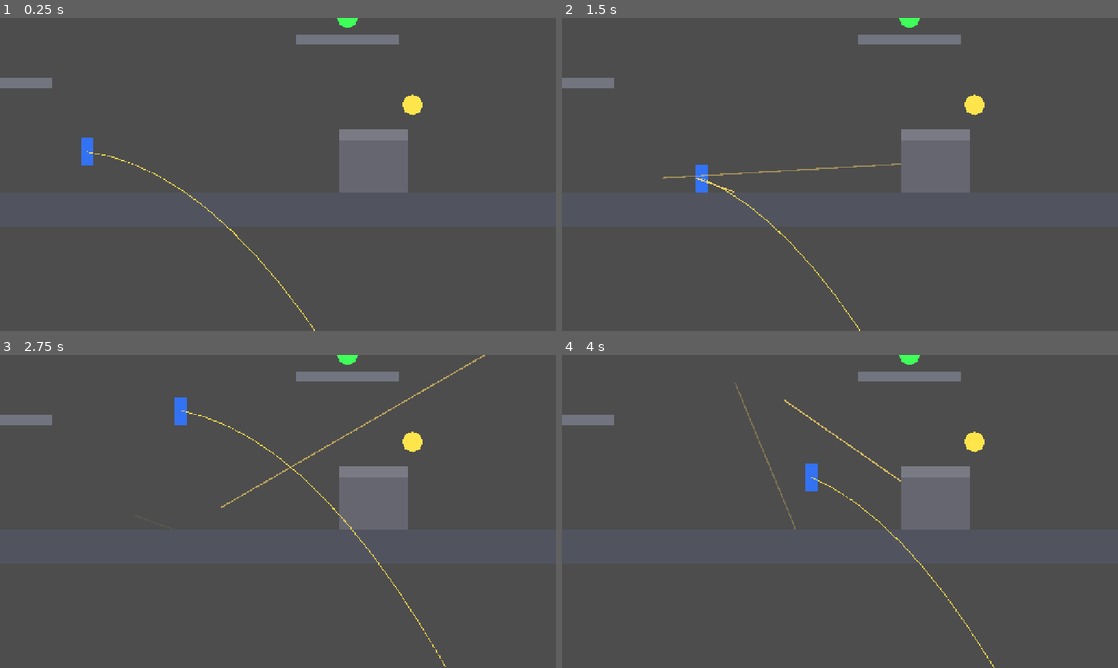
Above: before the commit, frames 1-4 (two rows, left to right).
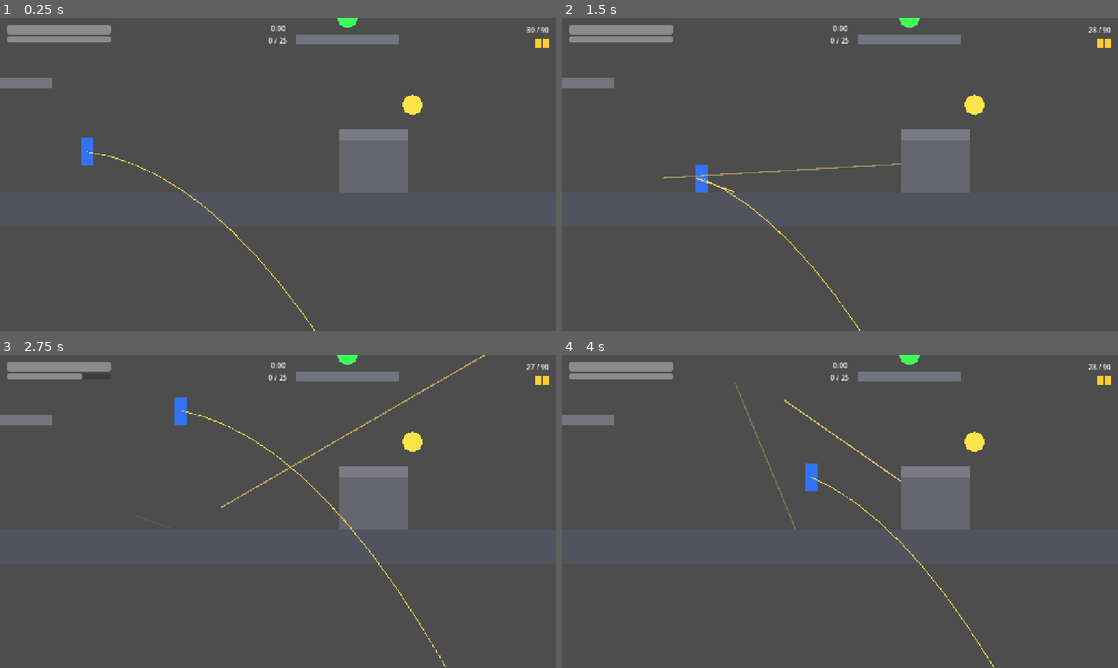
Above: after the commit, the same moments.

Repository: techafreshh/jetpack
Game: Godot game, scene res://scenes/match.tscn
The game is run twice, just before and just after one commit, with the same random seed, the same clock (stepped at 60 frames per second) and the same inputs. This scene is started directly instead of the project's main scene.
Inputs (mouse positions are in pixels of both pictures, inside the frame that each line leads up to):
- Up to frame 1 (0.25 s): no input
- Up to frame 2 (1.5 s): tap Enter at 0.5 s; move the mouse to (962, 158) at 0.52 s; hold S (crouch) 0.53-1.28 s; hold D (move_right) from 0.53 s (still down); click (962, 158) at 0.67 s; tap W at 0.77 s; move the mouse to (728, 190) at 1.27 s; click (728, 190) at 1.35 s
- Up to frame 3 (2.75 s): tap W at 1.52 s; move the mouse to (333, 442) at 2.02 s; release D (move_right) at 2.03 s; hold A (move_left) from 2.03 s (still down); hold Space (fly) from 2.03 s (still down); click (333, 442) at 2.17 s
- Up to frame 4 (4 s): move the mouse to (812, 574) at 2.77 s; release A (move_left) at 2.78 s; release Space (fly) at 2.78 s; hold D (move_right) from 2.78 s (still down); tap 1 (slot_1) at 2.85 s; click (812, 574) at 2.92 s; tap W at 3.02, 3.77 s; move the mouse to (1006, 558) at 3.52 s; tap 2 (slot_2) at 3.6 s; click (1006, 558) at 3.67 s

The runs differ from the first frame. In frame 1, 1.1% of the frame differs, in the area x 1-99%, y 2-10%; in frame 2, 1.1%; in frame 3, 1.0%; in frame 4, 1.1%.

Commit message:
hud: live HP/ammo/grenades/timer/score/crosshair HUD with death overlay, seated in match

Diff:
--- a/jetpack/scenes/match.tscn
+++ b/jetpack/scenes/match.tscn
@@ -1,10 +1,11 @@
-[gd_scene load_steps=6 format=3]
+[gd_scene load_steps=7 format=3]
 
 [ext_resource type="Script" path="res://scripts/match.gd" id="1"]
 [ext_resource type="PackedScene" path="res://scenes/arena/greybox.tscn" id="2"]
 [ext_resource type="PackedScene" path="res://scenes/soldier.tscn" id="3"]
 [ext_resource type="PackedScene" path="res://scenes/pickup.tscn" id="4"]
 [ext_resource type="Script" path="res://scripts/match/match_manager.gd" id="5"]
+[ext_resource type="PackedScene" path="res://scenes/ui/hud.tscn" id="6"]
 
 [node name="Match" type="Node2D"]
 script = ExtResource("1")
@@ -34,3 +35,5 @@
 
 [node name="MatchManager" type="Node" parent="."]
 script = ExtResource("5")
+
+[node name="hud" parent="." instance=ExtResource("6")]
--- /dev/null
+++ b/jetpack/scenes/ui/hud.tscn
@@ -0,0 +1,144 @@
+[gd_scene load_steps=2 format=3]
+
+[ext_resource type="Script" path="res://scripts/ui/hud.gd" id="1"]
+
+[node name="hud" type="CanvasLayer"]
+script = ExtResource("1")
+
+[node name="hp_bar" type="ProgressBar" parent="."]
+offset_left = 16.0
+offset_top = 16.0
+offset_right = 256.0
+offset_bottom = 38.0
+mouse_filter = 2
+max_value = 100.0
+value = 100.0
+show_percentage = false
+
+[node name="fuel_bar" type="ProgressBar" parent="."]
+offset_left = 16.0
+offset_top = 42.0
+offset_right = 256.0
+offset_bottom = 56.0
+mouse_filter = 2
+max_value = 100.0
+value = 100.0
+show_percentage = false
+
+[node name="ammo_label" type="Label" parent="."]
+anchor_left = 1.0
+anchor_right = 1.0
+offset_left = -216.0
+offset_top = 16.0
+offset_right = -16.0
+offset_bottom = 44.0
+mouse_filter = 2
+text = "30 / 90"
+horizontal_alignment = 2
+
+[node name="grenade_pips" type="HBoxContainer" parent="."]
+anchor_left = 1.0
+anchor_right = 1.0
+offset_left = -216.0
+offset_top = 48.0
+offset_right = -16.0
+offset_bottom = 70.0
+mouse_filter = 2
+alignment = 2
+
+[node name="Pip0" type="ColorRect" parent="grenade_pips"]
+custom_minimum_size = Vector2(14, 18)
+mouse_filter = 2
+color = Color(1, 0.8, 0.2, 1)
+
+[node name="Pip1" type="ColorRect" parent="grenade_pips"]
+custom_minimum_size = Vector2(14, 18)
+mouse_filter = 2
+color = Color(1, 0.8, 0.2, 1)
+
+[node name="timer_label" type="Label" parent="."]
+anchor_left = 0.5
+anchor_right = 0.5
+offset_left = -60.0
+offset_top = 12.0
+offset_right = 60.0
+offset_bottom = 40.0
+mouse_filter = 2
+text = "5:00"
+horizontal_alignment = 1
+
+[node name="score_label" type="Label" parent="."]
+anchor_left = 0.5
+anchor_right = 0.5
+offset_left = -60.0
+offset_top = 40.0
+offset_right = 60.0
+offset_bottom = 64.0
+mouse_filter = 2
+text = "0 / 25"
+horizontal_alignment = 1
+
+[node name="crosshair" type="Control" parent="."]
+anchor_left = 0.5
+anchor_top = 0.5
+anchor_right = 0.5
+anchor_bottom = 0.5
+offset_left = -12.0
+offset_top = -12.0
+offset_right = 12.0
+offset_bottom = 12.0
+mouse_filter = 2
+
+[node name="H" type="ColorRect" parent="crosshair"]
+anchor_left = 0.5
+anchor_top = 0.5
+anchor_right = 0.5
+anchor_bottom = 0.5
+offset_left = -10.0
+offset_top = -1.0
+offset_right = 10.0
+offset_bottom = 1.0
+mouse_filter = 2
+color = Color(1, 1, 1, 0.9)
+
+[node name="V" type="ColorRect" parent="crosshair"]
+anchor_left = 0.5
+anchor_top = 0.5
+anchor_right = 0.5
+anchor_bottom = 0.5
+offset_left = -1.0
+offset_top = -10.0
+offset_right = 1.0
+offset_bottom = 10.0
+mouse_filter = 2
+color = Color(1, 1, 1, 0.9)
+
+[node name="death_overlay" type="Control" parent="."]
+visible = false
+anchor_right = 1.0
+anchor_bottom = 1.0
+grow_horizontal = 2
+grow_vertical = 2
+mouse_filter = 2
+
+[node name="Dim" type="ColorRect" parent="death_overlay"]
+anchor_right = 1.0
+anchor_bottom = 1.0
+grow_horizontal = 2
+grow_vertical = 2
+mouse_filter = 2
+color = Color(0, 0, 0, 0.6)
+
+[node name="death_label" type="Label" parent="death_overlay"]
+anchor_left = 0.5
+anchor_top = 0.5
+anchor_right = 0.5
+anchor_bottom = 0.5
+offset_left = -220.0
+offset_top = -48.0
+offset_right = 220.0
+offset_bottom = 48.0
+mouse_filter = 2
+text = "Killed by the arena\nRespawning in 3.0"
+horizontal_alignment = 1
+vertical_alignment = 1
--- a/jetpack/scripts/match.gd
+++ b/jetpack/scripts/match.gd
@@ -42,6 +42,9 @@
 		_soldier.connect("died", _on_soldier_died)
 	if not _soldier.is_connected("respawned", _on_soldier_respawned):
 		_soldier.connect("respawned", _on_soldier_respawned)
+	var hud := get_node_or_null("hud")
+	if hud != null and hud.has_method("bind_soldier"):
+		hud.call("bind_soldier", _soldier)
 	print("MATCH READY")
 
 
--- /dev/null
+++ b/jetpack/scripts/ui/hud.gd
@@ -0,0 +1,340 @@
+extends CanvasLayer
+## Live HUD: HP bar, mag/reserve, grenade pips, match timer, score target,
+## fuel bar, crosshair, and a death overlay with killer plus respawn
+## countdown. Self-sufficient polling widget: re-discovers its soldier and
+## match clock every physics tick (60 Hz sim) via duck-typed lookups, so it
+## renders with no API knowledge. Explicit bind_soldier/refresh exist for
+## determinism; per-tick polling is the primary contract.
+## Crash-free with no soldier, no weapon, and no manager.
+
+const MATCH_CONFIG_PATH := "res://resources/config/match.cfg"
+
+const FALLBACK_TIME_S := 300.0
+const FALLBACK_TARGET := 25
+const LIT_COLOR := Color(1.0, 0.8, 0.2, 1.0)
+const DIM_COLOR := Color(0.25, 0.25, 0.25, 0.6)
+
+## Explicit soldier override; when empty, auto-discovery applies.
+var soldier_path: NodePath = NodePath("")
+
+var _soldier: Node = null
+var _manager: Node = null
+var _death_killer := ""
+var _fallback_time: float = FALLBACK_TIME_S
+var _fallback_target: int = FALLBACK_TARGET
+
+
+func _ready() -> void:
+	_load_match_config()
+
+
+func bind_soldier(s: Node) -> void:
+	_soldier = s
+	_death_killer = ""
+	_connect_soldier()
+	refresh()
+
+
+func show_death(killer: String) -> void:
+	_death_killer = killer
+	refresh()
+
+
+func hide_death() -> void:
+	_death_killer = ""
+	var overlay := get_node_or_null("death_overlay") as Control
+	if overlay != null:
+		overlay.visible = false
+
+
+func _physics_process(delta: float) -> void:
+	_ensure_targets()
+	if _manager == null:
+		_fallback_time = maxf(0.0, _fallback_time - delta)
+	refresh()
+
+
+func _ensure_targets() -> void:
+	if _soldier != null and not is_instance_valid(_soldier):
+		_soldier = null
+	if _soldier == null:
+		_soldier = _discover_soldier()
+	if _soldier != null:
+		_connect_soldier()
+	if _manager != null and not is_instance_valid(_manager):
+		_manager = null
+	if _manager == null:
+		_manager = _discover_manager()
+
+
+func _discover_soldier() -> Node:
+	if soldier_path != NodePath(""):
+		var via_path := get_node_or_null(soldier_path) as Node
+		if via_path != null and via_path.get("hp") != null:
+			return via_path
+	var parent := get_parent()
+	if parent != null:
+		var seated := parent.get_node_or_null("Soldier") as Node
+		if seated != null and seated.get("hp") != null:
+			return seated
+	var tree := get_tree()
+	if tree == null:
+		return null
+	for node in tree.get_nodes_in_group("damageable"):
+		if node == null or not is_instance_valid(node):
+			continue
+		if not (node is Node):
+			continue
+		if (node as Node).get("hp") != null:
+			return node as Node
+	return null
+
+
+func _discover_manager() -> Node:
+	var parent := get_parent()
+	if parent != null:
+		if parent.get("time_left") != null:
+			return parent
+		for child in parent.get_children():
+			if child == self:
+				continue
+			if not (child is Node):
+				continue
+			if (child as Node).get("time_left") != null:
+				return child as Node
+		var grand := parent.get_parent()
+		if grand != null:
+			for child in grand.get_children():
+				if child == self:
+					continue
+				if not (child is Node):
+					continue
+				if (child as Node).get("time_left") != null:
+					return child as Node
+	return null
+
+
+func _connect_soldier() -> void:
+	if _soldier == null or not is_instance_valid(_soldier):
+		return
+	if _soldier.has_signal("died"):
+		if not _soldier.is_connected("died", _on_soldier_died):
+			_soldier.connect("died", _on_soldier_died)
+	if _soldier.has_signal("respawned"):
+		if not _soldier.is_connected("respawned", _on_soldier_respawned):
+			_soldier.connect("respawned", _on_soldier_respawned)
+
+
+func _on_soldier_died() -> void:
+	var killer := _death_killer
+	if _soldier != null and is_instance_valid(_soldier):
+		var recorded: Variant = _soldier.get("last_killer")
+		if recorded != null and str(recorded) != "":
+			killer = str(recorded)
+	_death_killer = killer
+	refresh()
+
+
+func _on_soldier_respawned() -> void:
+	_death_killer = ""
+	refresh()
+
+
+func refresh() -> void:
+	_refresh_hp()
+	_refresh_ammo()
+	_refresh_pips()
+	_refresh_fuel()
+	_refresh_timer()
+	_refresh_score()
+	_refresh_death()
+
+
+func _refresh_hp() -> void:
+	var bar := get_node_or_null("hp_bar") as ProgressBar
+	if bar == null:
+		return
+	var hp := 100.0
+	var max_hp := 100.0
+	if _soldier != null and is_instance_valid(_soldier):
+		var raw_hp: Variant = _soldier.get("hp")
+		var raw_max: Variant = _soldier.get("max_hp")
+		if raw_hp != null:
+			hp = float(raw_hp)
+		if raw_max != null and float(raw_max) > 0.0:
+			max_hp = float(raw_max)
+	bar.max_value = max_hp
+	bar.value = hp
+
+
+func _refresh_ammo() -> void:
+	var label := get_node_or_null("ammo_label") as Label
+	if label == null:
+		return
+	var ammo := -1
+	var reserve := -1
+	if _soldier != null and is_instance_valid(_soldier):
+		var weapon := (_soldier as Node).get_node_or_null("Weapon")
+		if weapon != null:
+			var raw_ammo: Variant = weapon.get("ammo")
+			var raw_reserve: Variant = weapon.get("reserve_left")
+			if raw_ammo != null:
+				ammo = int(raw_ammo)
+			if raw_reserve != null:
+				reserve = int(raw_reserve)
+	if ammo < 0 or reserve < 0:
+		label.text = "0 / 0"
+	else:
+		label.text = "%d / %d" % [ammo, reserve]
+
+
+func _refresh_pips() -> void:
+	var pips := get_node_or_null("grenade_pips") as BoxContainer
+	if pips == null:
+		return
+	if _soldier == null or not is_instance_valid(_soldier):
+		return
+	var raw_count: Variant = _soldier.get("grenade_count")
+	var raw_max: Variant = _soldier.get("grenade_max")
+	if raw_count == null or raw_max == null:
+		return
+	var count := clampi(int(raw_count), 0, maxi(0, int(raw_max)))
+	var total := maxi(0, int(raw_max))
+	while pips.get_child_count() < total:
+		var pip := ColorRect.new()
+		pip.custom_minimum_size = Vector2(14, 18)
+		pip.mouse_filter = Control.MOUSE_FILTER_IGNORE
+		pips.add_child(pip)
+	while pips.get_child_count() > total:
+		var extra := pips.get_child(pips.get_child_count() - 1)
+		pips.remove_child(extra)
+		extra.queue_free()
+	for i in pips.get_child_count():
+		var rect := pips.get_child(i) as ColorRect
+		if rect == null:
+			continue
+		rect.color = LIT_COLOR if i < count else DIM_COLOR
+
+
+func _refresh_fuel() -> void:
+	var bar := get_node_or_null("fuel_bar") as ProgressBar
+	if bar == null:
+		return
+	var fuel := 100.0
+	var fuel_max := 100.0
+	if _soldier != null and is_instance_valid(_soldier):
+		var raw_fuel: Variant = _soldier.get("fuel")
+		var raw_max: Variant = _soldier.get("fuel_max")
+		if raw_fuel != null:
+			fuel = float(raw_fuel)
+		if raw_max != null and float(raw_max) > 0.0:
+			fuel_max = float(raw_max)
+	bar.max_value = fuel_max
+	bar.value = fuel
+
+
+func _refresh_timer() -> void:
+	var label := get_node_or_null("timer_label") as Label
+	if label == null:
+		return
+	var seconds := _fallback_time
+	if _manager != null and is_instance_valid(_manager):
+		var raw: Variant = _manager.get("time_left")
+		if raw != null:
+			seconds = maxf(0.0, float(raw))
+	label.text = _format_clock(seconds)
+
+
+func _format_clock(seconds: float) -> String:
+	var total := maxi(0, int(ceil(seconds)))
+	return "%d:%02d" % [total / 60, total % 60]
+
+
+func _refresh_score() -> void:
+	var label := get_node_or_null("score_label") as Label
+	if label == null:
+		return
+	var kills := 0
+	var target := _fallback_target
+	if _manager != null and is_instance_valid(_manager):
+		var raw_target: Variant = _manager.get("target_score")
+		if raw_target != null and int(raw_target) > 0:
+			target = int(raw_target)
+		kills = _manager_kills()
+	label.text = "%d / %d" % [kills, target]
+
+
+func _manager_kills() -> int:
+	if _manager == null or not is_instance_valid(_manager):
+		return 0
+	for pid in ["soldier_0", "player", "player_0"]:
+		if _manager.has_method("kills_for"):
+			var kills: Variant = _manager.call("kills_for", pid)
+			if kills != null and int(kills) > 0:
+				return int(kills)
+		if _manager.has_method("score_for"):
+			var score: Variant = _manager.call("score_for", pid)
+			if score != null and int(score) > 0:
+				return int(score)
+	return 0
+
+
+func _refresh_death() -> void:
+	var overlay := get_node_or_null("death_overlay") as Control
+	var label := get_node_or_null("death_overlay/death_label") as Label
+	if overlay == null:
+		return
+	var dead := false
+	if _soldier != null and is_instance_valid(_soldier):
+		var alive: Variant = _soldier.get("is_alive")
+		if alive != null:
+			dead = not bool(alive)
+	overlay.visible = dead
+	if not dead or label == null:
+		return
+	var killer := _death_killer
+	if killer == "" and _soldier != null and is_instance_valid(_soldier):
+		var recorded: Variant = _soldier.get("last_killer")
+		if recorded != null and str(recorded) != "":
+			killer = str(recorded)
+	if killer == "":
+		killer = "the arena"
+	var seconds := 3.0
+	if _soldier != null and is_instance_valid(_soldier):
+		if _soldier.has_method("respawn_seconds_left"):
+			seconds = maxf(0.0, float(_soldier.call("respawn_seconds_left")))
+		else:
+			var raw_ticks: Variant = _soldier.get("respawn_ticks_left")
+			if raw_ticks != null:
+				seconds = maxf(0.0, float(raw_ticks) / 60.0)
+	label.text = "Killed by %s\nRespawning in %.1f" % [killer, seconds]
+
+
+func _load_match_config(path: String = MATCH_CONFIG_PATH) -> void:
+	var cfg := ConfigFile.new()
+	if cfg.load(path) != OK:
+		push_warning("hud: missing %s, using compiled defaults" % MATCH_CONFIG_PATH)
+		return
+	_fallback_time = _cfg_float(cfg, "match", "time_limit_s", _fallback_time)
+	_fallback_target = _cfg_int(cfg, "match", "target_score", _fallback_target)
+
+
+static func _cfg_float(cfg: ConfigFile, section: String, key: String, fallback: float) -> float:
+	var raw: Variant = cfg.get_value(section, key, fallback)
+	if raw is float:
+		if is_finite(raw):
+			return raw
+		push_warning("hud: invalid %s/%s, keeping default" % [section, key])
+		return fallback
+	if raw is int:
+		return float(raw)
+	push_warning("hud: invalid %s/%s, keeping default" % [section, key])
+	return fallback
+
+
+static func _cfg_int(cfg: ConfigFile, section: String, key: String, fallback: int) -> int:
+	var raw: Variant = cfg.get_value(section, key, fallback)
+	if raw is int:
+		return raw
+	push_warning("hud: invalid %s/%s, keeping default" % [section, key])
+	return fallback
Not shown, added: jetpack/scripts/ui/hud.gd.uid
